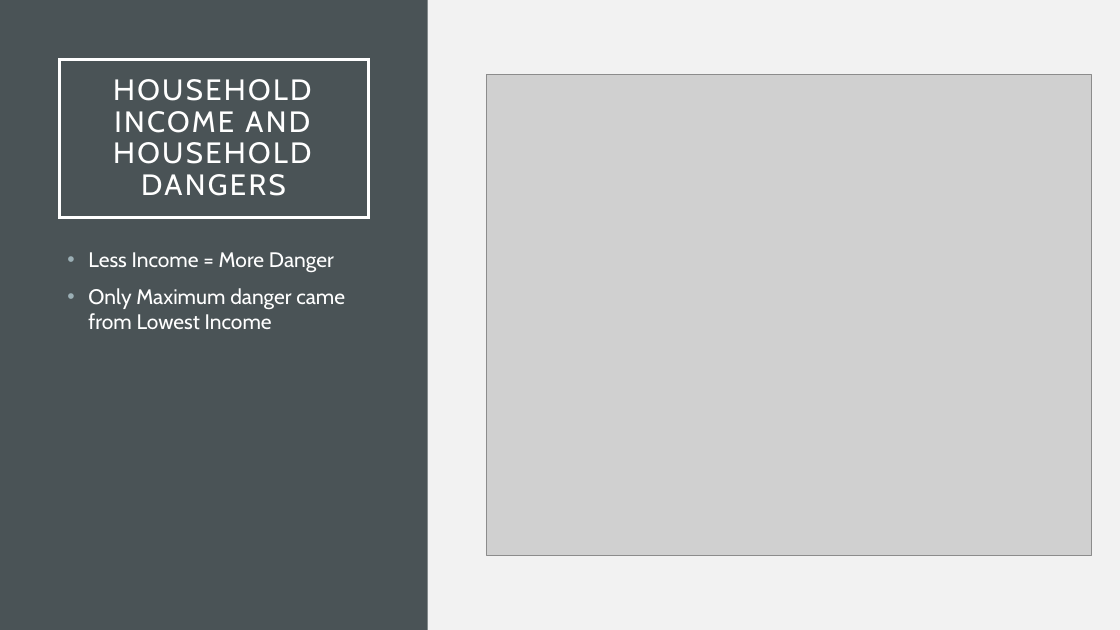
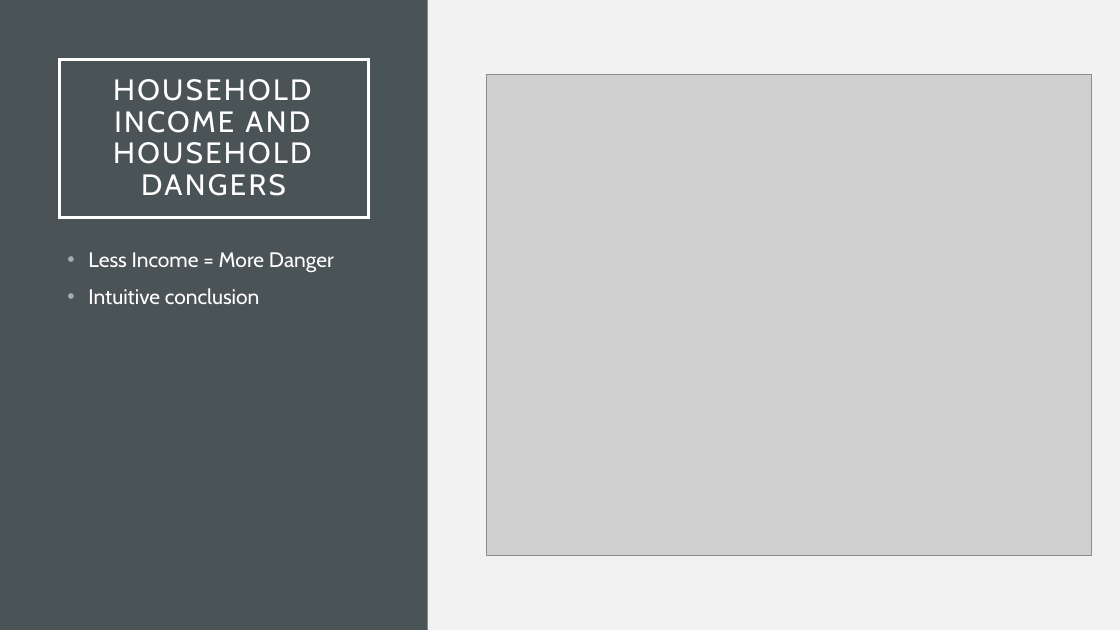
Before and after one commit to kurtisbu/Mesa-County-Data, a slide deck: slide 10 of Intrerview Presentation.pptx. Drawn at 1120x630 pixels with LibreOffice and Linux fonts; fonts in the diff are those of the drawing; grey boxes stand for pictures. Boxes give left, top, right and bottom in pixels: in the first picture for what was removed or moved away, otherwise in the second. Text is boxed around its words. In the diff, an @@ line names an element or a change of style, - is before the commit and + after.

```diff
--- a/Intrerview Presentation.pptx
+++ b/Intrerview Presentation.pptx
@@ text at box(88, 288, 260, 304): text changed @@
-• Only Maximum danger came from Lowest Income
+• Intuitive conclusion
```
Also in this commit, not shown: 9 other slides changed, 2 other files.
